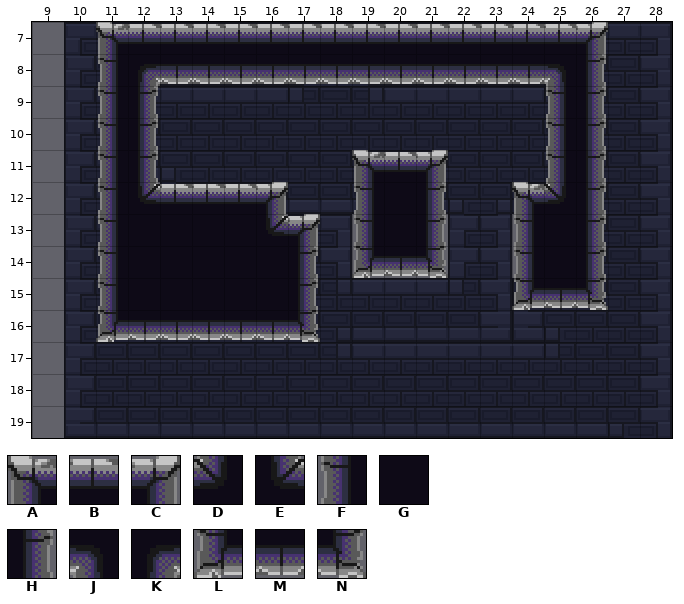
Tiled map: Assets/maps/test_level.tmx. This is how it looked before the edit.
Cells are 16x16 px. Shown: x 9..28, y 7..19.
Key: from "jail_block": A 0, B 1, C 2, D 3, E 4, F 8, G 9, H 10, J 11, K 12, L 16, M 17, N 18.
_ is an empty cell.
Layers that did not change in this view are not listed.
Layer "ground" before, first column x 9:
 7 __ABBBBBBBBBBBBBBC__
 8 __FKMMMMMMMMMMMMJH__
 9 __FH____________FH__
10 __FH____________FH__
11 __FH______ABC___FH__
12 __FEBBBC__FGH__ADH__
13 __FGGGGEC_FGH__FGH__
14 __FGGGGGH_LMN__FGH__
15 __FGGGGGH______LMN__
16 __LMMMMMN___________
17 ____________________
18 ____________________
19 ____________________
The result:
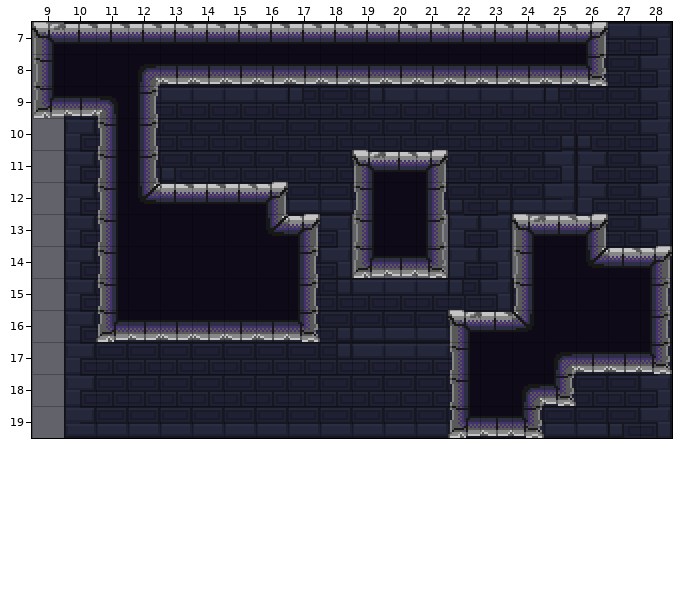
From old to new:
Layer "ground":
y 7: x 9..11 __A -> ABB
y 8: x 9..11 __F -> FGG; x 25..26 JH -> MN
y 9: x 9..11 __F -> LMJ; x 25..26 FH -> __
y 10..11: x 25..26 FH -> __
y 12: x 24..26 ADH -> ___
y 13: x 24..26 FGH -> ABC
y 14: x 26..28 H__ -> EBC
y 15: x 24..28 LMN__ -> FGGGH
y 16: x 22..28 _______ -> ABDGGGH
y 17: x 22..28 _______ -> FGGKMMN
y 18: x 22..25 ____ -> FGKN
y 19: x 22..24 ___ -> LMN
Where, in picture pixels (left, top, right, bottom), the same in both pictures:
changed: (32, 22, 128, 118)
changed: (448, 54, 672, 438)
